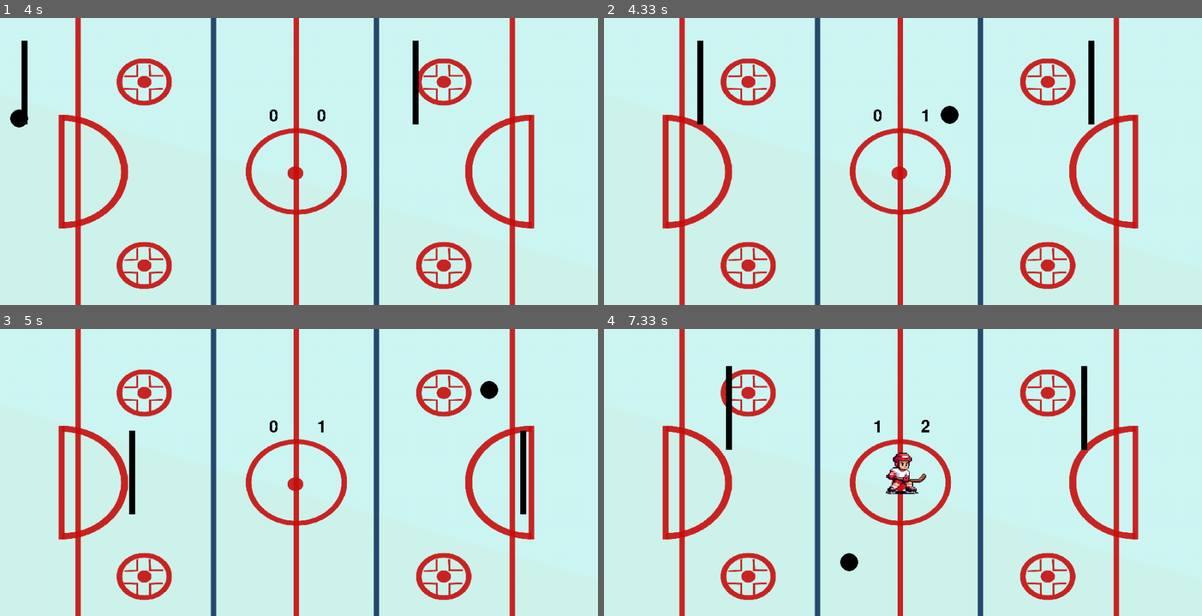
Above: before the commit, frames 1-4 (two rows, left to right).
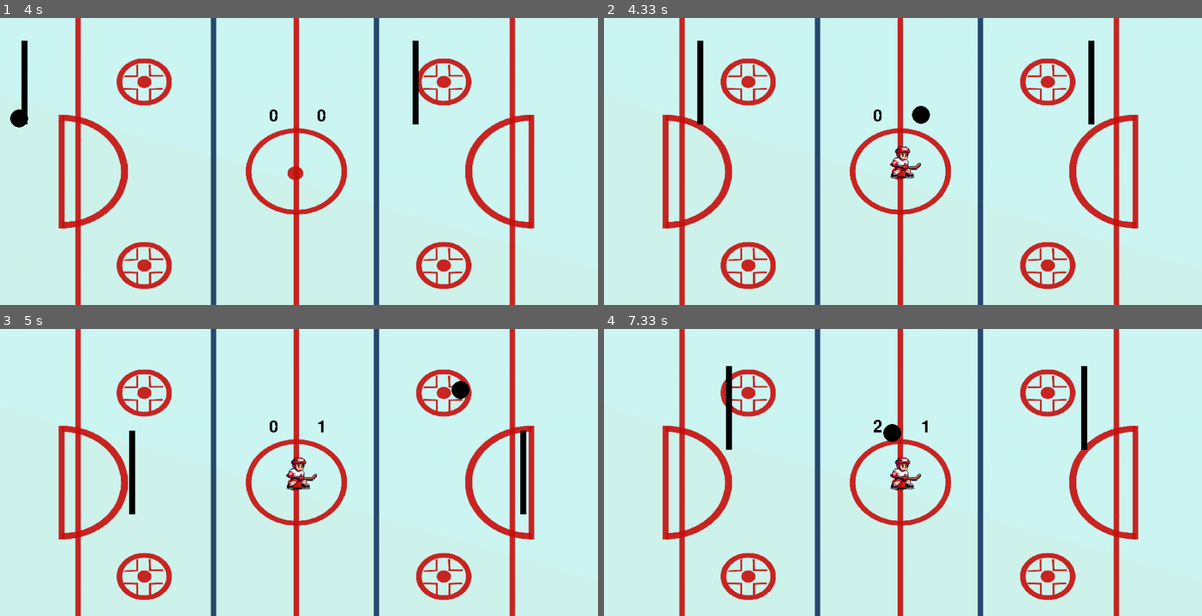
Above: after the commit, the same moments.

Repository: gabidifi/Pygame--Gabi-e-Felipe
Game: pygame game, started from hockeydemesa.py
The game is run twice, just before and just after one commit, with the same random seed, the same clock (stepped at 60 frames per second) and the same inputs.
Inputs:
- Up to frame 1 (4 s): hold A 0.33-0.8 s; hold Right 0.33-0.8 s; hold Right 0.83-1.3 s; hold D 0.83-1.3 s; hold Up 1.33-1.63 s; hold W 1.33-1.63 s; hold Right 1.67-2.13 s; hold D 1.67-2.13 s; hold Left 2.17-2.7 s; hold A 2.17-2.7 s; hold Down 2.73-3.03 s; hold S 2.73-3.03 s; hold Left 3.07-3.47 s; hold A 3.07-3.47 s; hold Up 3.5-3.87 s; hold W 3.5-3.87 s; hold Right from 3.9 s (still down); hold D from 3.9 s (still down)
- Up to frame 2 (4.33 s): keep holding Right; keep holding D
- Up to frame 3 (5 s): release Right at 4.53 s; release D at 4.53 s; hold Down 4.57-4.93 s; hold S 4.57-4.93 s; hold Left from 4.97 s (still down); hold A from 4.97 s (still down)
- Up to frame 4 (7.33 s): release Left at 5.43 s; release A at 5.43 s; hold Right 5.47-5.93 s; hold D 5.47-5.93 s; hold Up 5.97-6.27 s; hold W 5.97-6.27 s; hold Right 6.3-6.77 s; hold D 6.3-6.77 s; hold Left from 6.8 s (still down); hold A from 6.8 s (still down)

Frame 1 is identical in both runs. In frame 2, 0.6% of the frame differs, in the area x 47-60%, y 30-57%; in frame 3, 0.6%; in frame 4, 0.9%, in the area x 39-55%, y 31-85%.

Commit message:
Excluindo paginas e tentando organizar com funcoes e classes.

Diff:
--- a/V1.py
+++ /dev/null
@@ -1,67 +0,0 @@
-# ===== Inicialização =====
-# ----- Importa e inicia pacotes
-import pygame
-from time import sleep
-pygame.init()
-
-# ----- Gera tela principal
-tela_largura = 900
-tela_altura = 600
-tela = pygame.display.set_mode((tela_largura, tela_altura))
-pygame.display.set_caption("Pong")
-
-# ----- Inicia estruturas de dados
-game = True
-
-# ----- Inicia assets
-ball = pygame.image.load('bola.png')
-
-# Configuração dos objetos
-jogador = pygame.Rect(tela_largura - 20, tela_altura / 2 - 70, 10, 140)
-oponente = pygame.Rect(10, tela_altura / 2 - 70, 10, 140)
-
-# Configuração da velocidade da bola
-velo_bola_em_y = 10
-velo_bola_em_x = 10
-
-# Configuração das cores
-cor_para_tras = pygame.Color('grey12')
-cor_cinza = (200, 200, 200)
-
-# Configuração da posição inicial da bola
-x = tela_largura / 2 - 15
-y = tela_altura / 2 - 15
-descendo = True
-
-# ===== Loop principal =====
-while game:
-    # ----- Trata eventos
-    for event in pygame.event.get():
-        # ----- Verifica consequências
-        if event.type == pygame.QUIT:
-            game = False
-
-    # ----- Gera saídas
-    tela.fill(cor_para_tras)
-    tela.blit(ball, (x, y))
-    pygame.draw.rect(tela, cor_cinza, jogador)
-    pygame.draw.rect(tela, cor_cinza, oponente)
-    pygame.draw.aaline(tela, cor_cinza, (tela_largura / 2, 0), (tela_largura / 2, tela_altura))
-    sleep(0.005)
-    if descendo:
-        x = x + 1
-        y = y + 1
-    else:
-        x = x - 1
-        y = y - 1
-
-    if x > tela_largura or y > tela_altura:
-        descendo = False
-    if x < 0 or y < 0:
-        descendo = True
-
-    # ----- Atualiza estado do jogo
-    pygame.display.update()  # Mostra o novo frame para o jogador
-
-# ===== Finalização =====
-pygame.quit()  # Função do PyGame que finaliza os recursos utilizados
--- a/assets.py
+++ /dev/null
@@ -1,10 +0,0 @@
-import pygame
-import os
-import configu
-
-BOLA = 'bola'
-
-
-def load_assets():
-    assets = {}
-    assets[BOLA] = pygame.image.load(os.path.join(IMG_DIR, 'bola.png')).convert_alpha()
--- /dev/null
+++ b/classes.py
@@ -0,0 +1,63 @@
+import pygame
+from pygame.sprite import _Group
+import hockeydemesa
+import os
+
+#IMAGENS
+jogador_img =  pygame.image.load(os.path.join("obstaculo.png"))
+
+class Player(pygame.sprite.Sprite):
+    x = 900
+    y = 200
+    def __init__(self,imgs):
+        self.jogador_img1 = jogador_img
+        self.rect = pygame.Rect(self.x , self.y , 50, 50)
+        self.rect.x = self.x
+        self.rect.y = self.y
+
+    def update(self,evento):
+        velo_jogadorx = 0
+        velo_oponentex = 0
+        velo_jogadory = 0
+        velo_oponentey = 0
+
+        if evento.type == pygame.KEYDOWN:
+            if evento.key == pygame.K_DOWN:
+                velo_jogadory += 6
+            if evento.key == pygame.K_UP:
+                velo_jogadory -= 6
+            if evento.key == pygame.K_RIGHT:
+                velo_jogadorx += 6
+            if evento.key == pygame.K_LEFT:
+                velo_jogadorx -= 6
+            if evento.key == pygame.K_s:
+                velo_oponentey += 6
+            if evento.key == pygame.K_w:
+                velo_oponentey -= 6
+            if evento.key == pygame.K_d:
+                velo_oponentex += 6
+            if evento.key == pygame.K_a:
+                velo_oponentex -= 6
+
+        if evento.type == pygame.KEYUP:
+            if evento.key == pygame.K_DOWN:
+                velo_jogadory -= 6
+            if evento.key == pygame.K_UP:
+                velo_jogadory += 6
+            if evento.key == pygame.K_RIGHT:
+                velo_jogadorx -= 6
+            if evento.key == pygame.K_LEFT:
+                velo_jogadorx += 6
+            if evento.key == pygame.K_s:
+                velo_oponentey -= 6
+            if evento.key == pygame.K_w:
+                velo_oponentey += 6
+            if evento.key == pygame.K_d:
+                velo_oponentex -= 6
+            if evento.key == pygame.K_a:
+                velo_oponentex += 6
+
+class Oponente(pygame.sprite.Sprite):
+    x = 200
+    y = 200
+    def __init__(self,imgs):
--- a/ex.py
+++ /dev/null
@@ -1,58 +0,0 @@
-import pygame
-
-pygame.init()
-tempo = pygame.time.Clock()
-
-# Configuração da tela
-tela_largura = 900
-tela_altura = 600
-tela = pygame.display.set_mode((tela_largura, tela_altura))
-pygame.display.set_caption("Pong")
-
-# Configuração dos objetos
-jogador = pygame.Rect(tela_largura - 20, tela_altura / 2 - 70, 10, 140)
-oponente = pygame.Rect(10, tela_altura / 2 - 70, 10, 140)
-bola = pygame.Rect(tela_largura / 2 - 15, tela_altura / 2 - 15, 30, 30)
-
-# Configuração da velocidade da bola
-velo_bola_em_y = 10
-velo_bola_em_x = 10
-
-# Configuração das cores
-cor_para_tras = pygame.Color('grey12')
-cor_cinza = (200, 200, 200)
-
-# Desenho dos objetos na tela
-tela.fill(cor_para_tras)
-pygame.draw.rect(tela, cor_cinza, jogador)
-pygame.draw.rect(tela, cor_cinza, bola)
-pygame.draw.rect(tela, cor_cinza, oponente)
-pygame.draw.aaline(tela, cor_cinza, (tela_largura / 2, 0), (tela_largura / 2, tela_altura))
-
-# Configuração da posição inicial da bola
-x = tela_largura / 2 - 15
-y = tela_altura / 2 - 15
-descendo = True
-
-while True:
-    for evento in pygame.event.get():
-        if evento.type == pygame.QUIT:
-            pygame.quit()
-
-    pygame.display.flip()
-    bola = pygame.Rect(x, y, 30, 30)
-    pygame.draw.rect(tela, cor_cinza, bola)
-
-    if descendo:
-        x += 1
-        y += 1
-    else:
-        x -= 1
-        y -= 1
-
-    if x > 900 or y > 600:
-        descendo = False
-    if x < 0 or y < 0:
-        descendo = True
-
-    pygame.display.update()
--- a/hockeydemesa.py
+++ b/hockeydemesa.py
@@ -12,8 +12,8 @@
 pygame.display.set_caption("obstaculo")
 
 # obstaculo
-obs_altura = 90
-obs_larguea = 90
+obs_altura = 70
+obs_larguea = 70
 obstaculo = pygame.image.load('obstaculo.png').convert_alpha()
 obstaculo = pygame.transform.scale(obstaculo, (obs_larguea, obs_altura))
 obstaculo_pos = pygame.Rect(tela_largura + 100, tela_altura / 2, obs_larguea, obs_altura)
@@ -34,7 +34,7 @@
 velo_oponentex = 0
 velo_jogadory = 0
 velo_oponentey = 0
-velo_obstaculo= 2
+velo_obstaculo= 1
 # Configuração das cores
 cor_para_tras = pygame.Color('grey12')
 preto = (0, 0, 0)
@@ -113,7 +113,7 @@
         velo_bola_em_x *= -1
 
     # obstaculo
-    if jogador_score >= 2 or oponente_score >= 2:
+    if jogador_score >= 1 or oponente_score >= 1:
         obstaculo_pos.y += velo_obstaculo
         if obstaculo_pos.top <= 0 or obstaculo_pos.bottom >= tela_altura:
             velo_obstaculo *= -1
@@ -121,7 +121,7 @@
             velo_obstaculo *= random.choice((1,-1))
 
     # 5 Pontos
-    if jogador_score == 2 or oponente_score == 2:
+    if jogador_score == 1 or oponente_score == 1:
         obstaculo_pos.center = (tela_largura / 2, tela_altura / 2)
     if jogador_score == 6 or oponente_score == 6:
         pygame.quit()
--- /dev/null
+++ b/imagens.py
@@ -0,0 +1,9 @@
+import pygame
+import os
+
+pygame.init()
+
+obstaculos = pygame.image.load(os.path.join("obstaculo.png")).convert_alpha()
+disco1 = pygame.image.load(os.path.join("1.png")).convert_alpha()
+disco2 = pygame.image.load(os.path.join("2.png")).convert_alpha()
+campo = pygame.image.load(os.path.join("cam.png")).convert_alpha()
--- /dev/null
+++ b/teste.py
@@ -0,0 +1,122 @@
+import pygame
+import os
+import random
+from imagens import *
+from classes import *
+
+pygame.init()
+
+# Tela
+WIDTH = 1000
+HEIGHT = 500
+window = pygame.display.set_mode((WIDTH,HEIGHT))
+pygame.display.set_caption('T-rex running')
+
+
+
+
+def jogo():
+    clock = pygame.time.Clock()
+
+    jogador =
+    x_fundo = 0
+    y_fundo = 380
+
+    velocidade = 14
+
+    estado = 2
+    while estado == 2:
+
+        # FPS
+        clock.tick(30)
+        # Trata eventos
+        for event in pygame.event.get():
+            if event.type == pygame.QUIT:
+                estado = -1
+
+        hits = pygame.sprite.groupcollide(jogador , obstaculos, False, pygame.sprite.collide_mask)
+
+        WIDTH_F = cenario.get_width()
+        window.blit(cenario , (x_fundo , y_fundo))
+        window.blit(cenario , (WIDTH_F + x_fundo , y_fundo))
+        if x_fundo <= -WIDTH_F:
+            window.blit(cenario , (WIDTH_F + x_fundo , y_fundo))
+            x_fundo = 0
+        x_fundo -= velocidade
+
+        jogador.pontos += 1
+        if jogador.pontos % 100 == 0:
+            velocidade +=1
+
+        texto = font.render("Pontuação: " + str(jogador.pontos) , True, (0,0,0))
+        xy_texto = texto.get_rect()
+        xy_texto.center = (900,50)
+        window.blit(texto, xy_texto)
+
+        all_sprites.update(velocidade)
+        all_sprites.draw(window)
+        window.blit(jogador.image,(35,jogador.rect.y))
+
+        pygame.display.update()
+    print('saiu jogo')
+    return estado, jogador.pontos
+
+def inicio():
+    estado = 0
+    while estado == 0:
+        window.fill((255, 255, 255))
+        font = pygame.font.Font('freesansbold.ttf', 30)
+
+        mensagem = font.render("Clique em qualquer tecla para começar", True, (0, 0, 0))
+        mensagem_rect = mensagem.get_rect()
+        mensagem_rect.center = (WIDTH // 2, HEIGHT // 2)
+        window.blit(mensagem, mensagem_rect)
+        window.blit(#COLOCAR ALGO # , (WIDTH // 2 - 20, HEIGHT // 2 - 140))
+        pygame.display.update()
+
+        for evento in pygame.event.get():
+            if evento.type == pygame.KEYDOWN:
+                estado = 2
+            if evento.type == pygame.QUIT:
+                estado = -1
+    print('saiu inicio')
+    return estado
+
+def game_over(pontos):
+
+    estado = 9
+
+    while estado == 9:
+        window.fill((255, 255, 255))
+        font = pygame.font.Font('freesansbold.ttf', 30)
+
+        for evento in pygame.event.get():
+            if evento.type == pygame.KEYDOWN:
+                estado = 2
+            if evento.type == pygame.QUIT:
+                estado = -1
+
+        mensagem = font.render("Clique em qualquer tecla para reiniciar", True, (0, 0, 0))
+        pontos_obtidos = font.render("Sua pontuação: " + str(pontos), True, (0, 0, 0))
+        pontos_rect = pontos_obtidos.get_rect()
+        pontos_rect.center = (WIDTH // 2, HEIGHT // 2 + 50)
+        window.blit(pontos_obtidos, pontos_rect)
+        mensagem_rect = mensagem.get_rect()
+        mensagem_rect.center = (WIDTH // 2, HEIGHT // 2)
+        window.blit(mensagem, mensagem_rect)
+        window.blit(# COLOCAR ALGO # , (WIDTH // 2 - 20, HEIGHT // 2 - 140))
+        pygame.display.update()
+
+    print('saiu game over')
+    return estado
+
+
+estado = 0
+pontos = 0
+while True:
+    print(f'estado: {estado} - pontos: {pontos}')
+    if estado == -1: break
+    elif estado == 0: estado = inicio()
+    elif estado == 2: estado, pontos = jogo()
+    elif estado == 9: estado = game_over(pontos)
+print('Volte sempre!')
Empty file removed: configu.py
